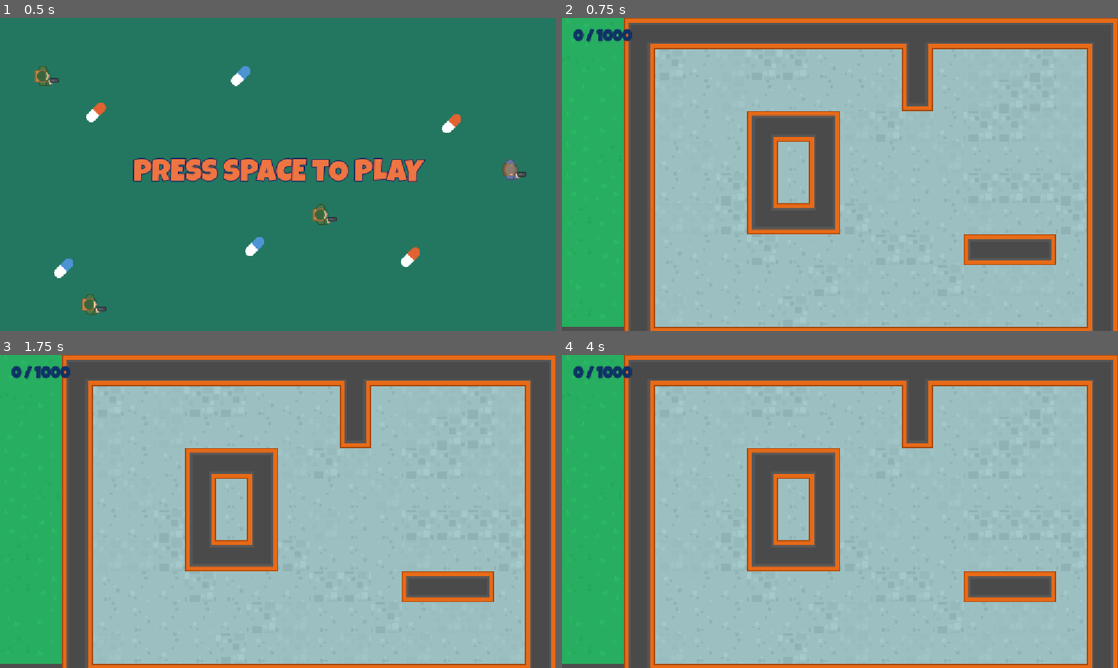
Above: before the commit, frames 1-4 (two rows, left to right).
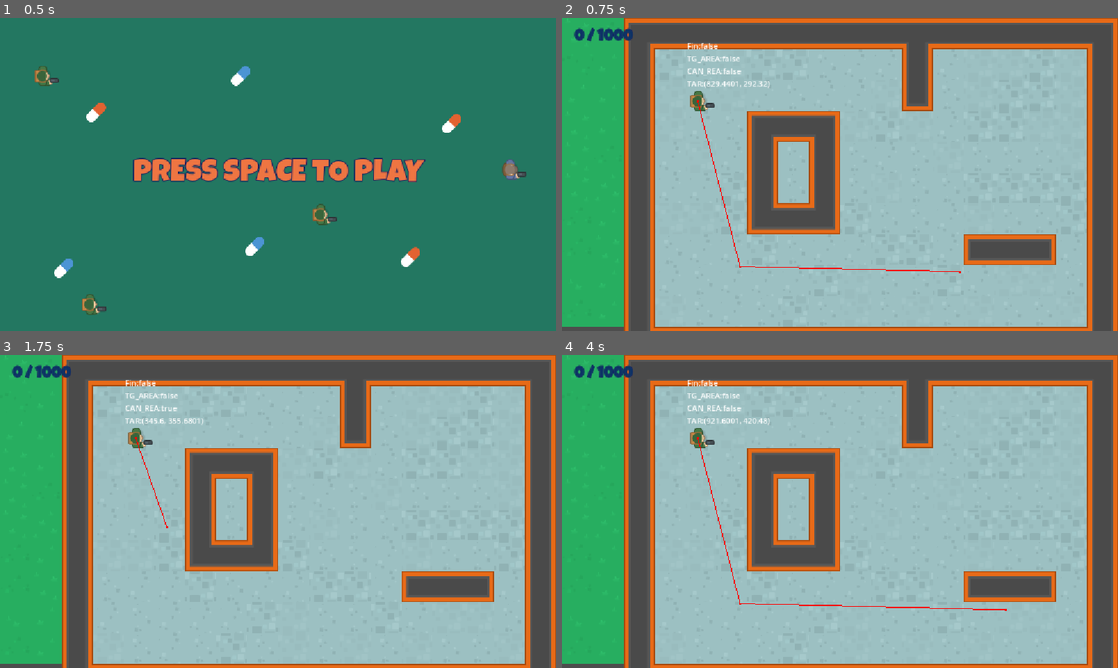
Above: after the commit, the same moments.

Repository: kerstenbr/JumpstartTo2dGameDev-RichardAllbert
Game: Godot game, scene res://scenes/main/main.tscn
Same seed, same stepped clock (60 frames per second), same inputs: the game is played once before the commit and once after it.
Inputs (mouse positions are in pixels of both pictures, inside the frame that each line leads up to):
- Up to frame 1 (0.5 s): no input
- Up to frame 2 (0.75 s): tap Space (space) at 0.5 s; move the mouse to (962, 158) at 0.52 s; click (962, 158) at 0.6 s
- Up to frame 3 (1.75 s): tap Space (space) at 1.25, 1.35 s; move the mouse to (166, 527) at 1.27 s; click (166, 527) at 1.55 s
- Up to frame 4 (4 s): tap Enter at 2, 3.5 s; move the mouse to (895, 442) at 2.02 s; click (895, 442) at 2.1 s; tap Space (space) at 2.75, 3.6 s; move the mouse to (812, 574) at 2.77 s; click (812, 574) at 2.85 s; move the mouse to (1006, 558) at 3.52 s; click (1006, 558) at 3.8 s

Frame 1 is identical in both runs. In frame 2, 0.9% of the frame differs, in the area x 2-72%, y 3-82%; in frame 3, 0.8%; in frame 4, 1.0%, in the area x 2-80%, y 3-82%.

Commit message:
aula de novo x2

Diff:
--- a/do-not-mind-me/project.godot
+++ b/do-not-mind-me/project.godot
@@ -12,7 +12,7 @@
 
 config/name="Do Not Mind Me"
 run/main_scene="uid://d4cajogqovldt"
-config/features=PackedStringArray("4.4", "GL Compatibility")
+config/features=PackedStringArray("4.5", "GL Compatibility")
 config/icon="res://icon.svg"
 
 [autoload]
@@ -42,6 +42,11 @@
 "events": [Object(InputEventKey,"resource_local_to_scene":false,"resource_name":"","device":-1,"window_id":0,"alt_press …(191 unchanged characters)…
 ]
 }
+set_target={
+"deadzone": 0.2,
+"events": [Object(InputEventMouseButton,"resource_local_to_scene":false,"resource_name":"","device":-1,"window_id":0,"alt_pressed":false,"shift_pressed":false,"ctrl_pressed":false,"meta_pressed":false,"button_mask":0,"position":Vector2(0, 0),"global_position":Vector2(0, 0),"factor":1.0,"button_index":1,"canceled":false,"pressed":false,"double_click":false,"script":null)
+]
+}
 
 [rendering]
 
--- a/do-not-mind-me/scenes/game_ui/game_ui.tscn
+++ b/do-not-mind-me/scenes/game_ui/game_ui.tscn
@@ -5,7 +5,12 @@
 [node name="GameUi" type="Control"]
 layout_mode = 3
 anchors_preset = 0
+offset_left = 2.0
+offset_top = -1.0
+offset_right = 2.0
+offset_bottom = -1.0
 size_flags_horizontal = 0
+mouse_filter = 2
 
 [node name="MC" type="MarginContainer" parent="."]
 layout_mode = 1
--- a/do-not-mind-me/scenes/level/level.tscn
+++ b/do-not-mind-me/scenes/level/level.tscn
@@ -1,8 +1,14 @@
-[gd_scene load_steps=4 format=4 uid="uid://c7u7rhrpiyav7"]
+[gd_scene load_steps=6 format=4 uid="uid://c7u7rhrpiyav7"]
 
 [ext_resource type="PackedScene" uid="uid://l43vt6em1ae0" path="res://scenes/game_ui/game_ui.tscn" id="1_h3e3j"]
 [ext_resource type="Script" uid="uid://cwe2mx88jt6v5" path="res://scenes/level/Level.gd" id="1_vpf64"]
 [ext_resource type="TileSet" uid="uid://b4gysaxo34d2q" path="res://resources/leveltiles.tres" id="3_i166f"]
+[ext_resource type="PackedScene" uid="uid://ccnjrcrv8shyc" path="res://scenes/npc/Npc.tscn" id="4_qkmgm"]
+
+[sub_resource type="NavigationPolygon" id="NavigationPolygon_i166f"]
+vertices = PackedVector2Array(1043.1406, 530.2422, 1042.1406, 458.4297, 1070.1016, 459.59375, 1071.8828, 620.9297, 210.9375, 615.0625, 369.10938, 514.78125, 208.04688, 82.828125, 364.10938, 80.171875)
+polygons = Array[PackedInt32Array]([PackedInt32Array(0, 1, 2, 3), PackedInt32Array(0, 3, 4, 5), PackedInt32Array(5, 4, 6, 7)])
+outlines = Array[PackedVector2Array]([PackedVector2Array(198, 73, 201, 625, 1082, 631, 1080, 450, 1032, 448, 1033, 520, 379, 505, 374, 70)])
 
 [node name="level" type="Node2D"]
 script = ExtResource("1_vpf64")
@@ -27,3 +33,9 @@
 
 [node name="Floors" type="TileMapLayer" parent="Tiles"]
 tile_set = ExtResource("3_i166f")
+
+[node name="NavigationRegion2D" type="NavigationRegion2D" parent="."]
+navigation_polygon = SubResource("NavigationPolygon_i166f")
+
+[node name="Npc" parent="." instance=ExtResource("4_qkmgm")]
+position = Vector2(281, 172)
--- /dev/null
+++ b/do-not-mind-me/scenes/npc/Npc.gd
@@ -0,0 +1,23 @@
+extends CharacterBody2D
+
+@onready var nav_agent: NavigationAgent2D = $NavAgent
+@onready var debug_label: Label = $DebugLabel
+
+func _unhandled_input(event: InputEvent) -> void:
+	if Input.is_action_just_pressed("set_target"):
+		nav_agent.target_position = get_global_mouse_position()
+
+# Called when the node enters the scene tree for the first time.
+func _ready() -> void:
+	pass # Replace with function body.
+
+# Called every frame. 'delta' is the elapsed time since the previous frame.
+func _physics_process(delta: float) -> void:
+	set_label()
+
+func set_label():
+	var s: String = "Fin:%s\n" % nav_agent.is_navigation_finished()
+	s += "TG_AREA:%s\n" % nav_agent.is_target_reached()
+	s += "CAN_REA:%s\n" % nav_agent.is_target_reachable()
+	s += "TAR:%s" % nav_agent.target_position
+	debug_label.text = s
--- /dev/null
+++ b/do-not-mind-me/scenes/npc/Npc.tscn
@@ -0,0 +1,30 @@
+[gd_scene load_steps=4 format=3 uid="uid://ccnjrcrv8shyc"]
+
+[ext_resource type="Script" uid="uid://hqcw7dhu6ek6" path="res://scenes/npc/Npc.gd" id="1_7yikv"]
+[ext_resource type="Texture2D" uid="uid://leklfxfcc3en" path="res://assets/images/soldier1_gun.png" id="1_vrj7p"]
+
+[sub_resource type="CapsuleShape2D" id="CapsuleShape2D_7yikv"]
+radius = 15.0
+height = 48.0
+
+[node name="Npc" type="CharacterBody2D"]
+script = ExtResource("1_7yikv")
+
+[node name="DebugLabel" type="Label" parent="."]
+offset_left = -22.0
+offset_top = -126.0
+offset_right = 29.0
+offset_bottom = -51.0
+text = "place
+holder
+text"
+
+[node name="Sprite2D" type="Sprite2D" parent="."]
+texture = ExtResource("1_vrj7p")
+offset = Vector2(10, 0)
+
+[node name="CollisionShape2D" type="CollisionShape2D" parent="."]
+shape = SubResource("CapsuleShape2D_7yikv")
+
+[node name="NavAgent" type="NavigationAgent2D" parent="."]
+debug_enabled = true
Not shown, added: do-not-mind-me/scenes/npc/Npc.gd.uid
